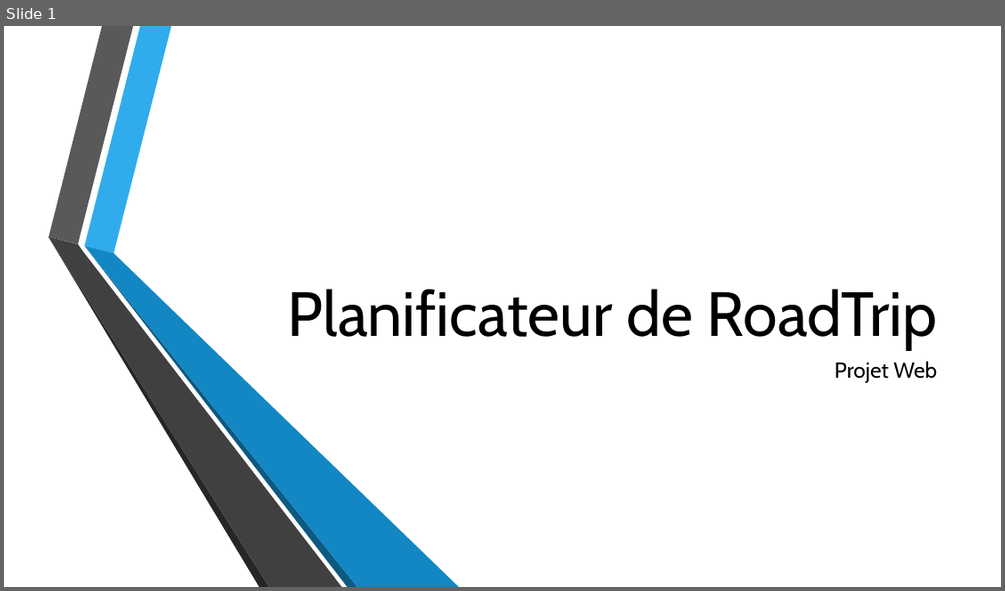
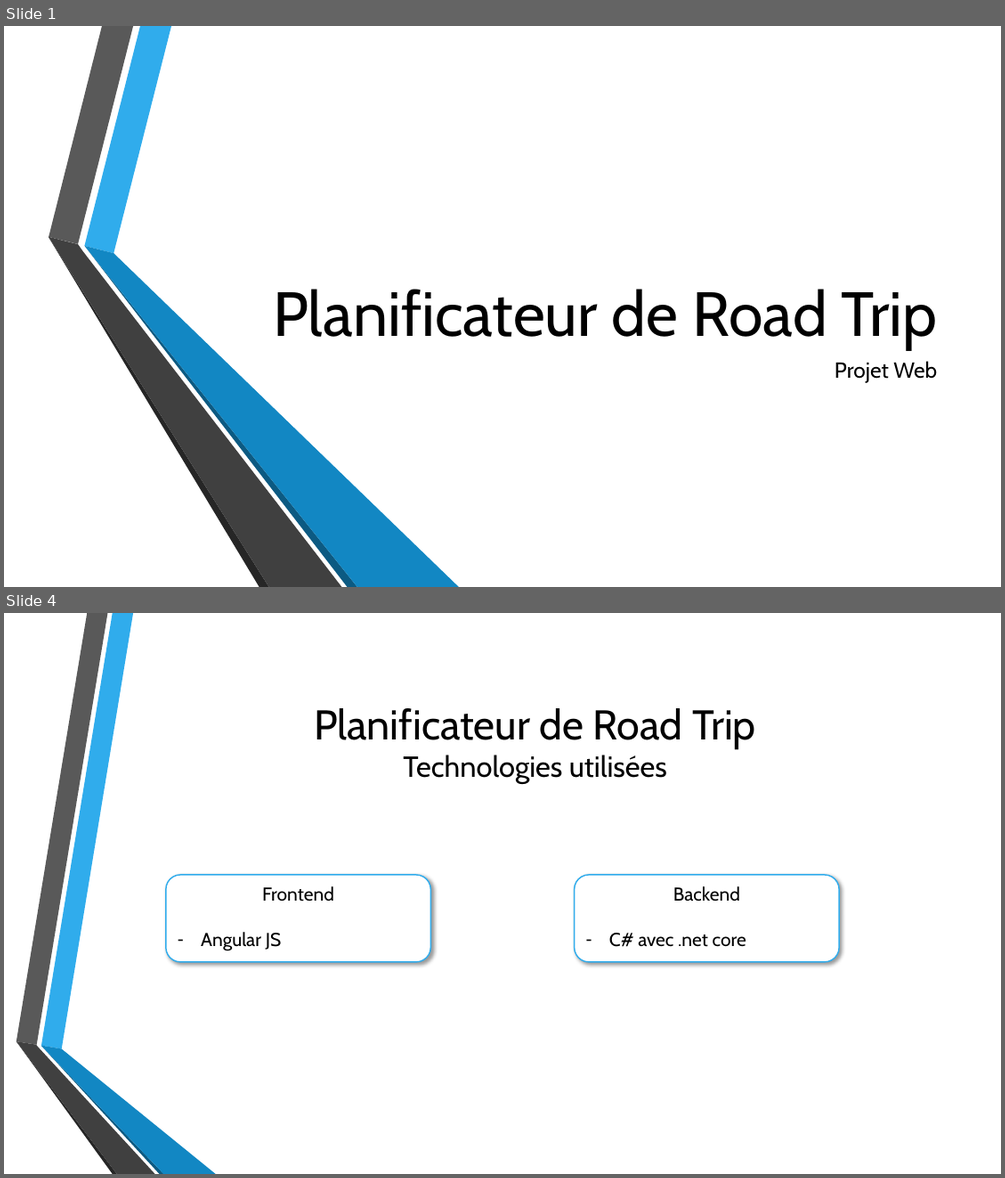
Before and after one commit to HugFournier/8INF345-ProjetWebUQAC, a slide deck: Documentation/Présentation.pptx. Shown one above the other, each under a label of ours: slide 1 before the commit, slides 1 and 4 after it; the slides between them are not shown. The pictures are 1005x591 and 1005x1178 pixels, drawn with LibreOffice and Linux fonts; fonts in the diff are those of the drawing; background and template pictures are left out. Boxes give left, top, right and bottom in pixels: in the first picture for what was removed or moved away, otherwise in the second. Text is boxed around its words. In the diff, an @@ line names an element or a change of style, - is before the commit and + after.

```diff
--- a/Documentation/Présentation.pptx
+++ b/Documentation/Présentation.pptx
@@ slide 4 added at [4,613,1001,1174], background picture (left out) @@
@@ title added at [314,708,756,784], 40 pt, text #000000 @@
+Planificateur de Road Trip
+Technologies utilisées
@@ rounded rectangle added at [166,875,431,962], fill #FFFFFF, outline #30ACEC 1.25 pt, 18 pt, text #000000 @@
+Frontend
+– Angular JS
@@ rounded rectangle added at [574,875,840,962], fill #FFFFFF, outline #30ACEC 1.25 pt, 18 pt, text #000000 @@
+Backend
+– C# avec .net core
@@ group added at [16,613,216,1174]: 6 freeform shapes @@
@@ slide 1 changed as well @@
@@ title at [273,289,937,350]: spaces changed @@
-Planificateur de RoadTrip
+Planificateur de Road Trip
```
Also in this commit, not shown: 2 other slides added, 3 slides removed, 1 other file.
